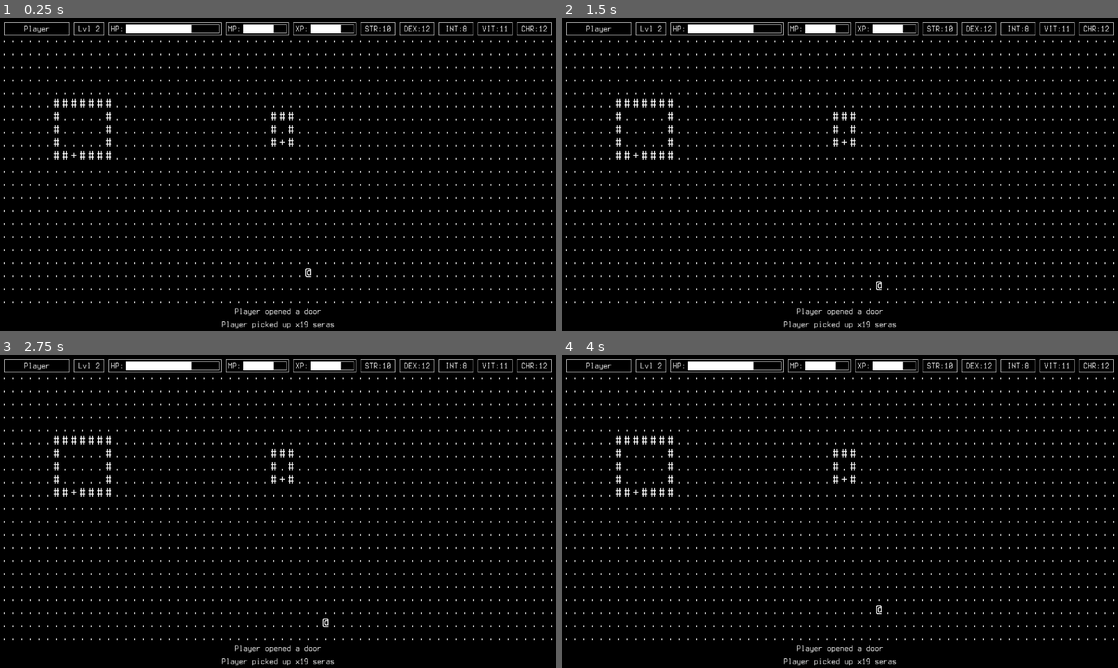
Above: before the commit, frames 1-4 (two rows, left to right).
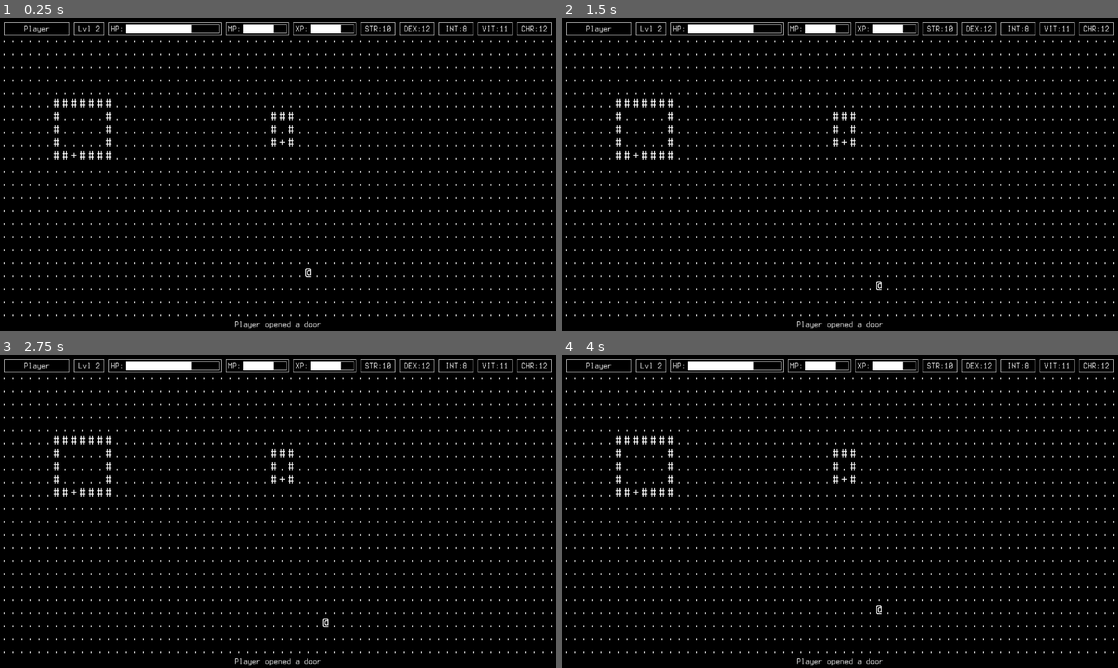
Above: after the commit, the same moments.

Repository: Coronyt/winternocte
Game: Godot game, scene res://game/world.tscn
Two runs of this game, one before a commit and one after it. Both use one fixed random seed, a clock stepped at 60 frames per second and the inputs below.
Inputs:
- Up to frame 1 (0.25 s): no input
- Up to frame 2 (1.5 s): tap Enter at 0.5 s; hold Right (right) 0.53-1.28 s; tap Space at 1.25 s; hold Down (down) from 1.28 s (still down)
- Up to frame 3 (2.75 s): tap Enter at 2 s; release Down (down) at 2.03 s; hold Right (right) from 2.03 s (still down)
- Up to frame 4 (4 s): tap Space at 2.75 s; release Right (right) at 2.78 s; hold Up (up) 2.78-3.53 s; tap Enter at 3.5 s; hold Left (left) from 3.53 s (still down)

The runs differ from the first frame. In frame 1, 0.4% of the frame differs, in the area x 0-100%, y 92-100%; in frame 2, 0.4%; in frame 3, 0.4%; in frame 4, 0.4%.

Commit message:
Created scripts and scenes for event log

Diff:
--- /dev/null
+++ b/game/ui/log.tscn
@@ -0,0 +1,23 @@
+[gd_scene load_steps=3 format=3 uid="uid://13ivy26mprof"]
+
+[ext_resource type="Script" uid="uid://d3i1gug1dcdky" path="res://src/game/ui/log.gd" id="1_snhvb"]
+[ext_resource type="PackedScene" uid="uid://c1udaga2s5dh5" path="res://game/ui/log_message.tscn" id="2_bwoix"]
+
+[node name="_log" type="Control"]
+layout_mode = 3
+anchors_preset = 0
+offset_top = 680.0
+offset_right = 40.0
+offset_bottom = 720.0
+script = ExtResource("1_snhvb")
+
+[node name="_log_window" type="VBoxContainer" parent="."]
+layout_mode = 0
+offset_top = -50.0
+offset_right = 1280.0
+offset_bottom = 40.0
+theme_override_constants/separation = 0
+alignment = 2
+
+[node name="_log_message" parent="_log_window" instance=ExtResource("2_bwoix")]
+layout_mode = 2
--- /dev/null
+++ b/game/ui/log_message.tscn
@@ -0,0 +1,21 @@
+[gd_scene load_steps=3 format=3 uid="uid://c1udaga2s5dh5"]
+
+[ext_resource type="FontFile" uid="uid://c0tvwx7yxl2g3" path="res://assets/fonts/TerminusTTFWindows-4.49.3.ttf" id="1_uehj1"]
+
+[sub_resource type="StyleBoxFlat" id="StyleBoxFlat_m4twg"]
+bg_color = Color(0, 0, 0, 1)
+
+[node name="_log_message" type="Panel"]
+custom_minimum_size = Vector2(1280, 30)
+theme_override_styles/panel = SubResource("StyleBoxFlat_m4twg")
+
+[node name="_log_message_body" type="RichTextLabel" parent="."]
+layout_mode = 0
+offset_left = 5.0
+offset_right = 1275.0
+offset_bottom = 30.0
+theme_override_fonts/normal_font = ExtResource("1_uehj1")
+theme_override_font_sizes/normal_font_size = 20
+text = "Player opened a door"
+horizontal_alignment = 1
+vertical_alignment = 1
--- a/game/world.tscn
+++ b/game/world.tscn
@@ -7,6 +7,7 @@
 [ext_resource type="Script" uid="uid://c00up2otct0u3" path="res://src/entity_group.gd" id="5_7q0dj"]
 [ext_resource type="Script" uid="uid://mlq6via5rkqu" path="res://src/entities/door.gd" id="6_sdcdd"]
 [ext_resource type="Script" uid="uid://c1bfx5dvmr2sx" path="res://src/entities/player.gd" id="7_xyrhu"]
+[ext_resource type="PackedScene" uid="uid://13ivy26mprof" path="res://game/ui/log.tscn" id="8_0q2ew"]
 
 [sub_resource type="StyleBoxFlat" id="StyleBoxFlat_m4twg"]
 bg_color = Color(0, 0, 0, 1)
@@ -1603,49 +1604,4 @@
 horizontal_alignment = 1
 vertical_alignment = 1
 
-[node name="_log" type="Control" parent="."]
-layout_mode = 3
-anchors_preset = 0
-offset_top = 680.0
-offset_right = 40.0
-offset_bottom = 720.0
-
-[node name="_log_window" type="VBoxContainer" parent="_log"]
-layout_mode = 0
-offset_top = -50.0
-offset_right = 1280.0
-offset_bottom = 40.0
-theme_override_constants/separation = 0
-alignment = 2
-
-[node name="_log_message1" type="Panel" parent="_log/_log_window"]
-custom_minimum_size = Vector2(1280, 30)
-layout_mode = 2
-theme_override_styles/panel = SubResource("StyleBoxFlat_m4twg")
-
-[node name="_log_message_body" type="RichTextLabel" parent="_log/_log_window/_log_message1"]
-layout_mode = 0
-offset_left = 5.0
-offset_right = 1275.0
-offset_bottom = 30.0
-theme_override_fonts/normal_font = ExtResource("2_l88xf")
-theme_override_font_sizes/normal_font_size = 20
-text = "Player opened a door"
-horizontal_alignment = 1
-vertical_alignment = 1
-
-[node name="_log_message2" type="Panel" parent="_log/_log_window"]
-custom_minimum_size = Vector2(1280, 30)
-layout_mode = 2
-theme_override_styles/panel = SubResource("StyleBoxFlat_m4twg")
-
-[node name="_log_message_body" type="RichTextLabel" parent="_log/_log_window/_log_message2"]
-layout_mode = 0
-offset_left = 5.0
-offset_right = 1275.0
-offset_bottom = 30.0
-theme_override_fonts/normal_font = ExtResource("2_l88xf")
-theme_override_font_sizes/normal_font_size = 20
-text = "Player picked up x19 seras"
-horizontal_alignment = 1
-vertical_alignment = 1
+[node name="_log" parent="." instance=ExtResource("8_0q2ew")]
--- /dev/null
+++ b/src/game/ui/log.gd
@@ -0,0 +1,3 @@
+class_name Log extends Node
+
+@onready var _log_window = $_log_window
--- /dev/null
+++ b/src/game/ui/log_message.gd
@@ -0,0 +1 @@
+extends Node
--- a/src/world/world.gd
+++ b/src/world/world.gd
@@ -1,5 +1,6 @@
 extends Node
 
+@onready var _log: Log = $_log
 @onready var _canvas: Canvas = $_canvas
 @onready var _entities: EntityGroup = $_entities
 
Not shown: 1 places in game/world.tscn that only renumber resources
Not shown, added: src/game/ui/log.gd.uid
Not shown, added: src/game/ui/log_message.gd.uid
